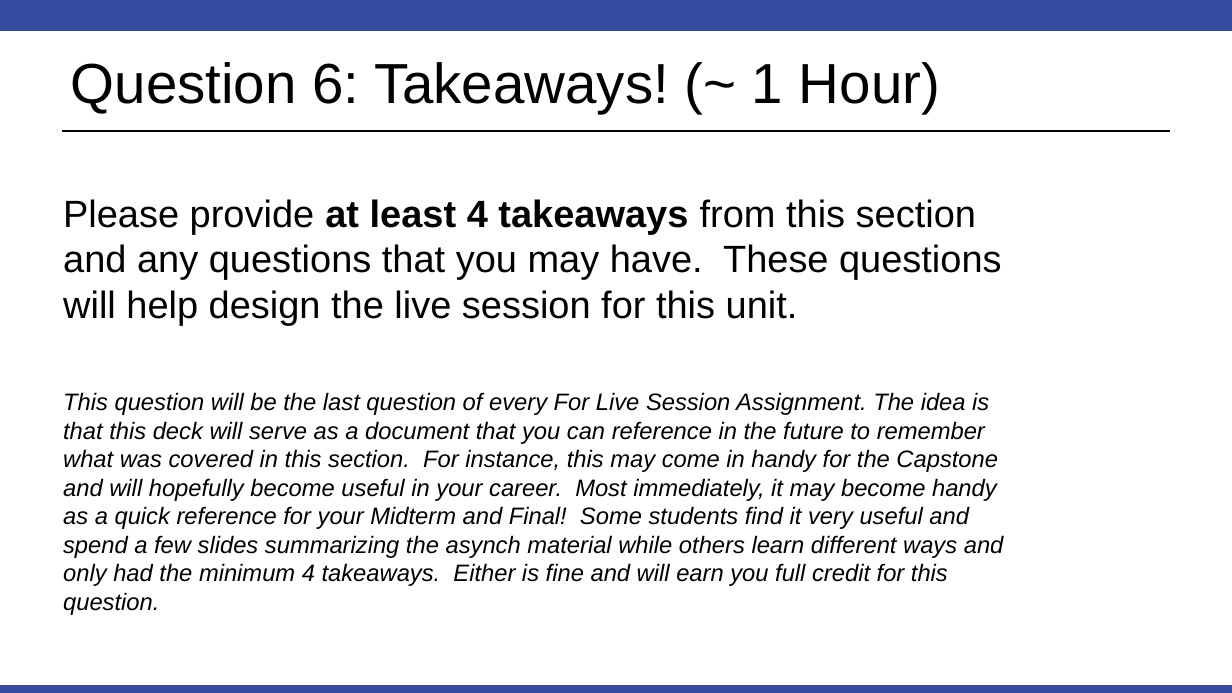
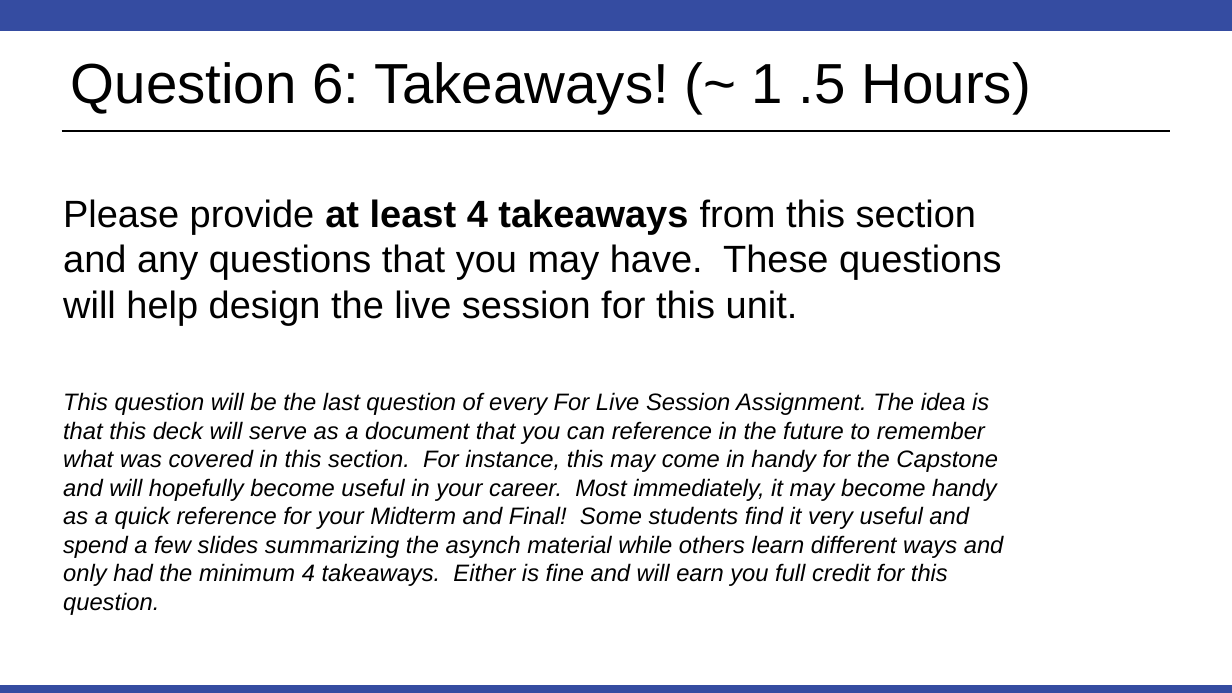
Before and after one commit to BivinSadler/MSDS_6371_Stat_Foundations, a slide deck: slide 11 of Unit 1/6371 FLS 1 Ver 2.pptx. Drawn at 1232x693 pixels with LibreOffice and Linux fonts; fonts in the diff are those of the drawing. Boxes give left, top, right and bottom in pixels: in the first picture for what was removed or moved away, otherwise in the second. Text is boxed around its words. In the diff, an @@ line names an element or a change of style, - is before the commit and + after.

```diff
--- a/Unit 1/6371 FLS 1 Ver 2.pptx
+++ b/Unit 1/6371 FLS 1 Ver 2.pptx
@@ title at <box>71,62,1031,113</box>: text changed @@
-Question 6: Takeaways! (~ 1 Hour)
+Question 6: Takeaways! (~ 1 .5 Hours)
```
Also in this commit, not shown: 1 other slide changed.
